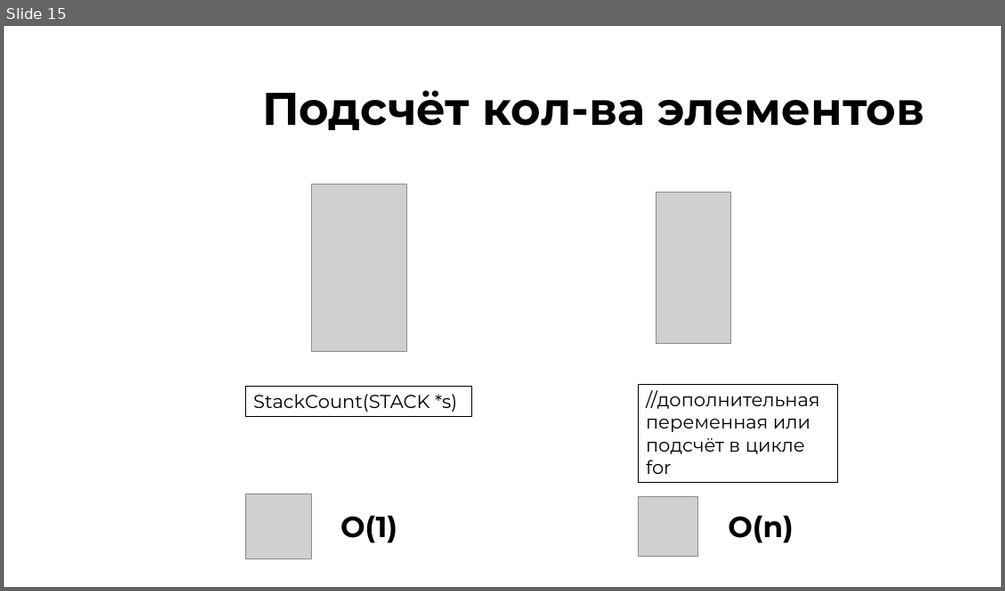
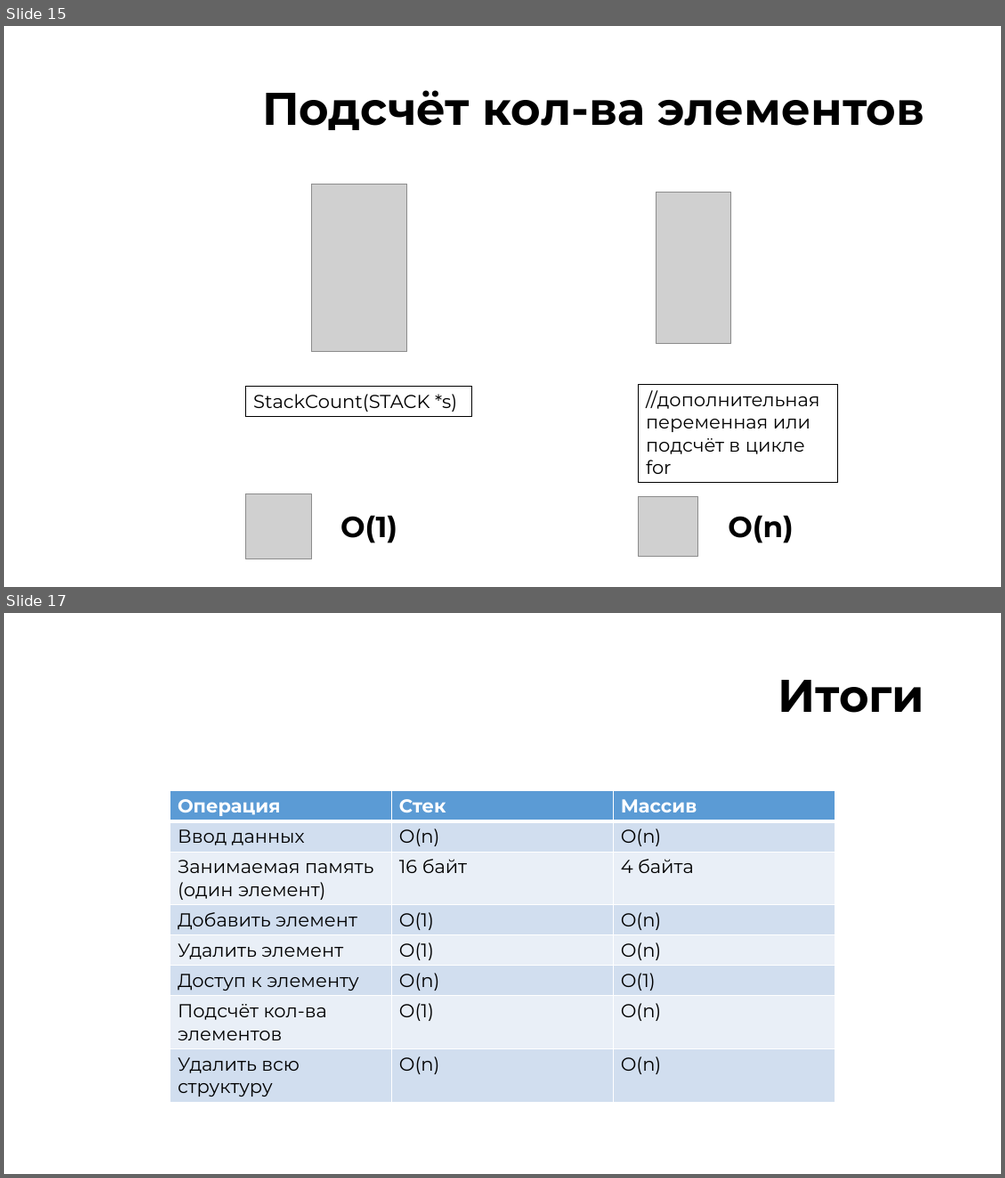
Before and after one commit to iCatOK/LabsMambFakhrTeam, a slide deck: SAOD_massive_stack2 (1).pptx. Shown one above the other, each under a label of ours: slide 15 before the commit, slides 15 and 17 after it; the slides between them are not shown. The pictures are 1005x591 and 1005x1178 pixels, drawn with LibreOffice and Linux fonts; fonts in the diff are those of the drawing; grey boxes stand for pictures; background and template pictures are left out. Boxes give left, top, right and bottom in pixels: in the first picture for what was removed or moved away, otherwise in the second. Text is boxed around its words. In the diff, an @@ line names an element or a change of style, - is before the commit and + after.

Commit message:
upd: added titles and summary

```diff
--- a/SAOD_massive_stack2 (1).pptx
+++ b/SAOD_massive_stack2 (1).pptx
@@ slide 17 added at (4, 613, 1001, 1174), background picture (left out) @@
@@ title added at (778, 680, 925, 713), 44 pt, text #000000, bold @@
+Итоги
@@ table added at (170, 791, 834, 1100), 8 rows, 3 columns @@
+Операция | Стек | Массив
+Ввод данных | O(n) | O(n)
+Занимаемая память / (один элемент) | 16 байт | 4 байта
+Добавить элемент | O(1) | O(n)
+Удалить элемент | O(1) | O(n)
+Доступ к элементу | O(n) | O(1)
+Подсчёт кол-ва элементов | O(1) | O(n)
+Удалить всю структуру | O(n) | O(n)
```
Also in this commit, not shown: 6 slides changed, 2 other slides added, 2 slides removed.
